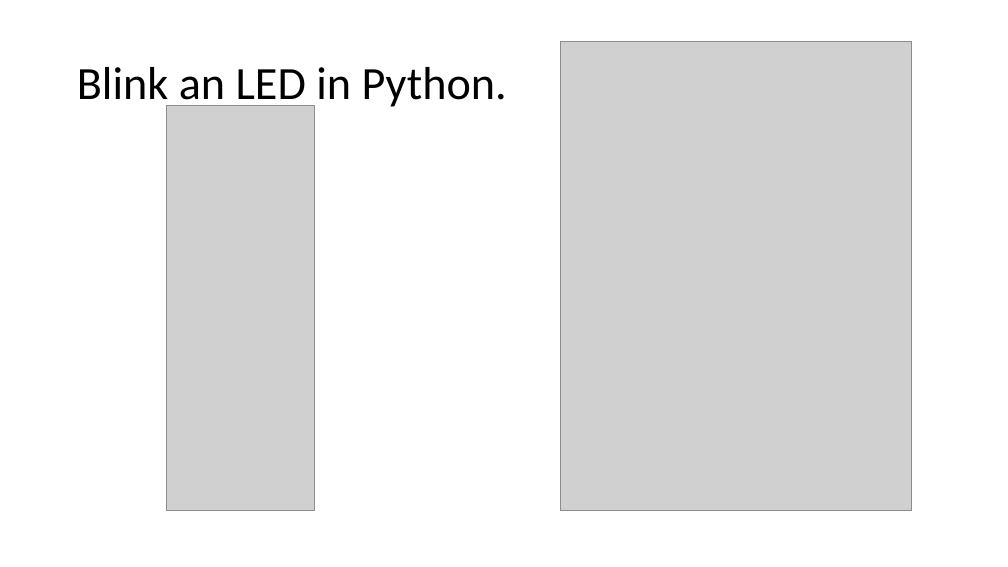
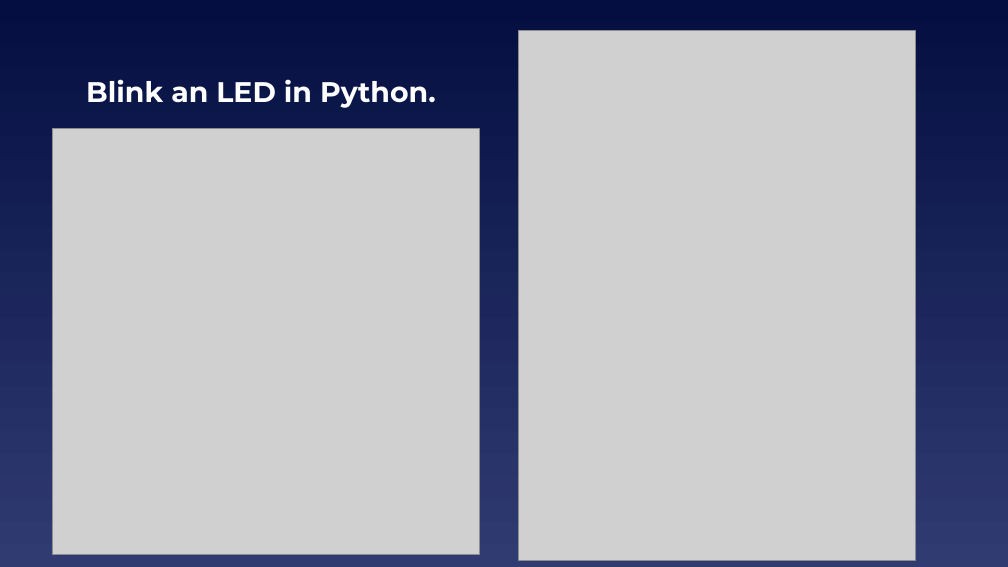
Before and after one commit to EELabMan/Raspberry-Pi-Intro, a slide deck: slide 15 of Raspberry Pi Intro.pptx. Drawn at 1008x567 pixels with LibreOffice and Linux fonts; fonts in the diff are those of the drawing; grey boxes stand for pictures. Boxes give left, top, right and bottom in pixels: in the first picture for what was removed or moved away, otherwise in the second. Text is boxed around its words. In the diff, an @@ line names an element or a change of style, - is before the commit and + after.

```diff
--- a/Raspberry Pi Intro.pptx
+++ b/Raspberry Pi Intro.pptx
@@ background #FFFFFF to gradient #040E41 to #303B72 @@
@@ picture resized from (x1=560, y1=42, x2=912, y2=511) to (x1=519, y1=30, x2=916, y2=561) @@
@@ title "Blink an LED in Python." moved from (x1=77, y1=67, x2=507, y2=111) to (x1=86, y1=79, x2=436, y2=108) @@
@@ title "Blink an LED in Python." at (x1=86, y1=79, x2=436, y2=108): size 44 to 27 pt, font Calibri to Montserrat, text colour #000000 to #FFFFFF, bold on; line spacing 0.9 to 1 @@
@@ picture removed at (x1=166, y1=105, x2=315, y2=510) @@
@@ picture added at (x1=52, y1=129, x2=479, y2=555) @@
```
Also in this commit, not shown: 14 other slides changed, 4 slides added, 2 slides removed.
